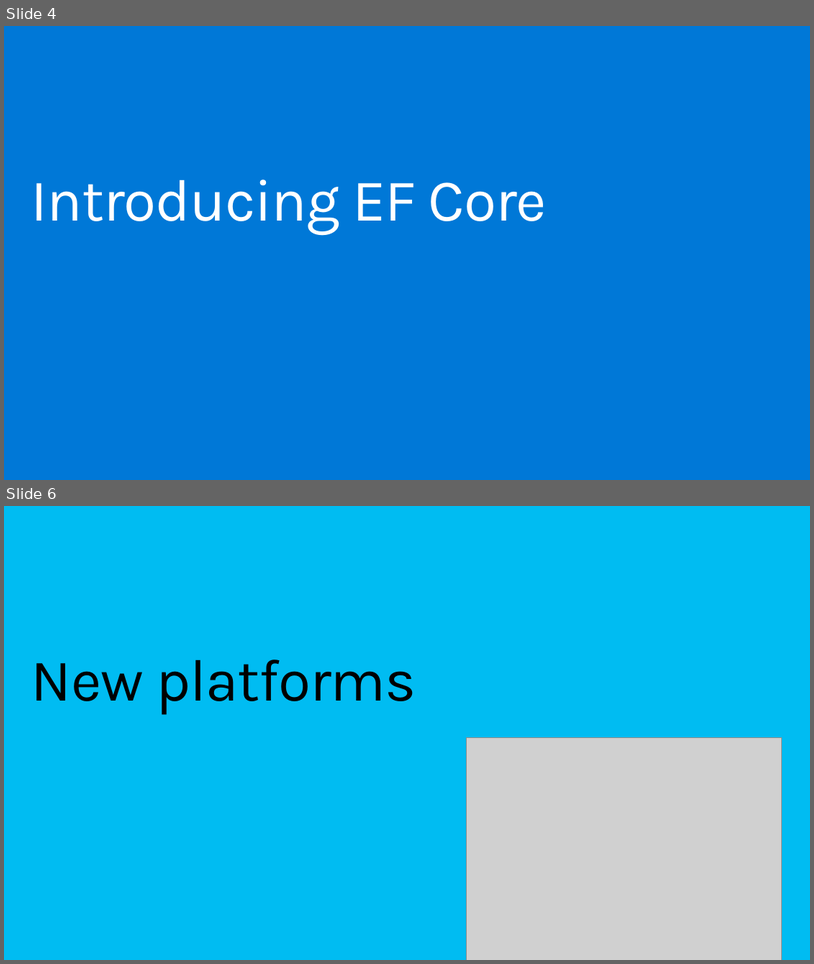
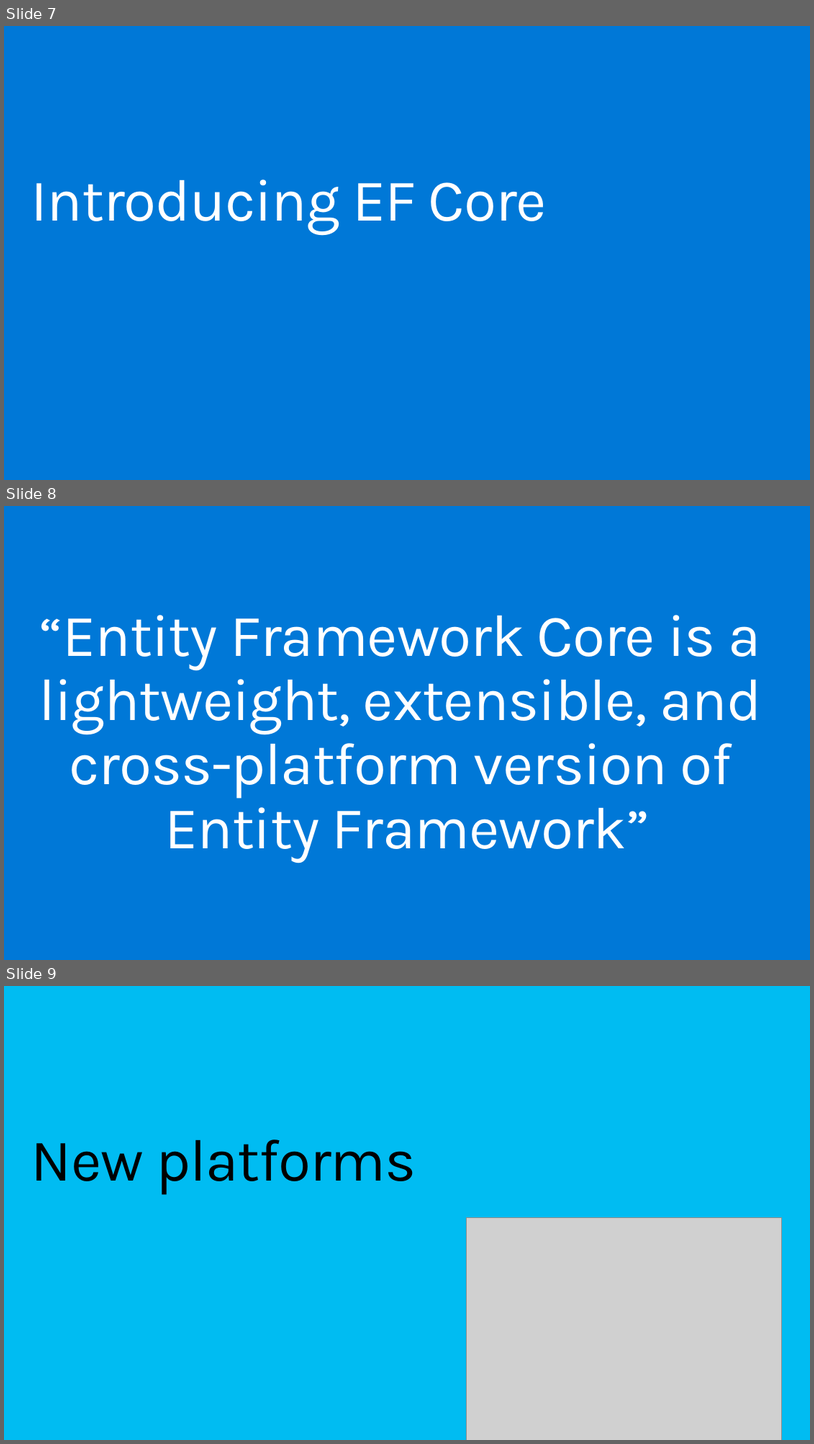
Before and after one commit to rowanmiller/Demo-EFCore, a slide deck: SlideDeck.pptx. Shown one above the other, each under a label of ours: slides 4 and 6 before the commit, slides 7, 8 and 9 after it; the slides between them are not shown. The pictures are 814x964 and 814x1444 pixels, drawn with LibreOffice and Linux fonts; fonts in the diff are those of the drawing; grey boxes stand for pictures. Boxes give left, top, right and bottom in pixels: in the first picture for what was removed or moved away, otherwise in the second. Text is boxed around its words. In the diff, an @@ line names an element or a change of style, - is before the commit and + after.

```diff
--- a/SlideDeck.pptx
+++ b/SlideDeck.pptx
@@ slide 8 added at [4, 506, 810, 960], background #0078D7 @@
@@ title added at [39, 615, 762, 862], 72 pt, text #FFFFFF @@
+“Entity Framework Core is a
+lightweight, extensible, and
+cross-platform version of
+Entity Framework”
@@ what was slide 4 is now slide 7 @@
@@ what was slide 6 is now slide 9 @@
```
Also in this commit, not shown: 10 slides changed, 5 other slides added, 1 slide removed, 1 other file.
